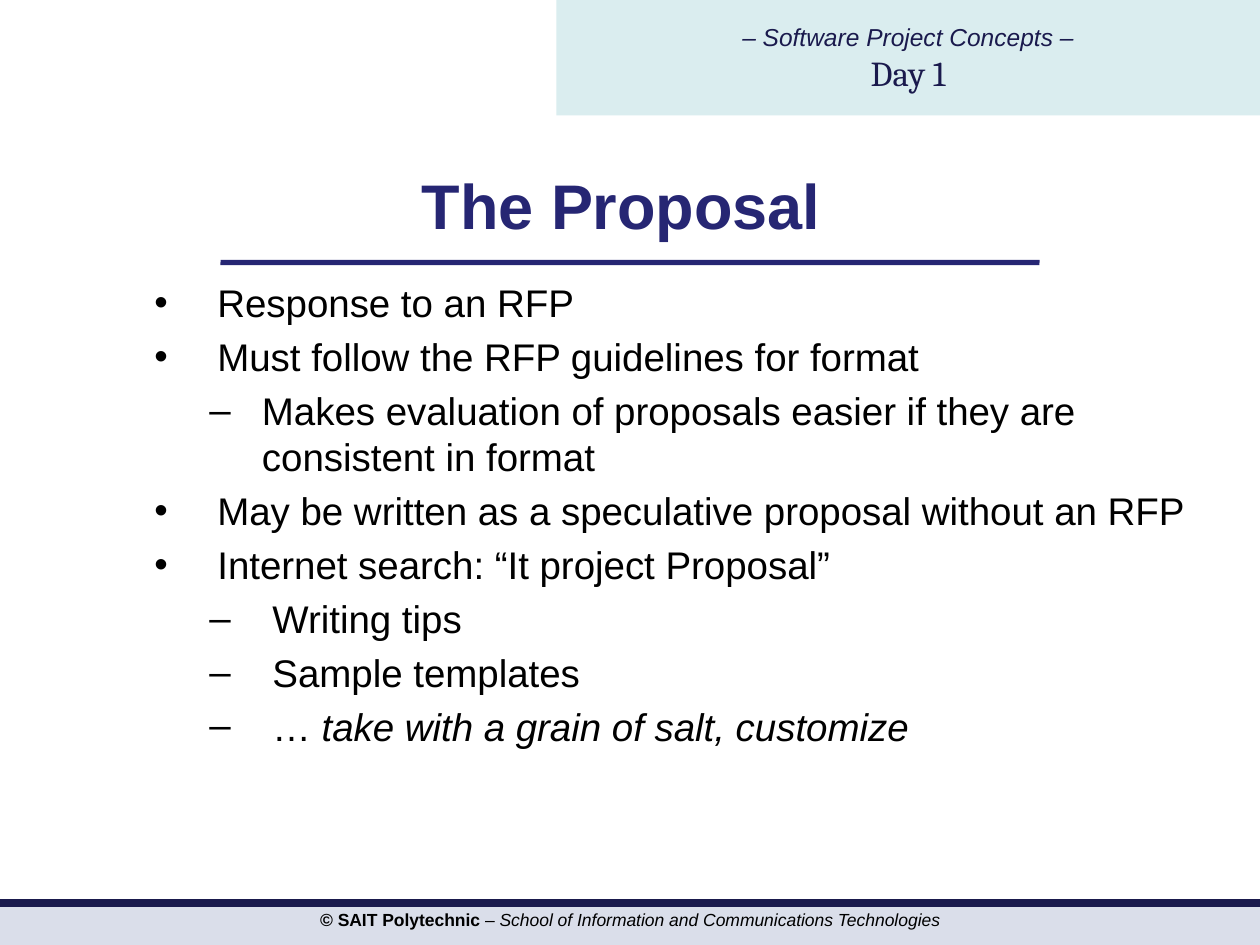
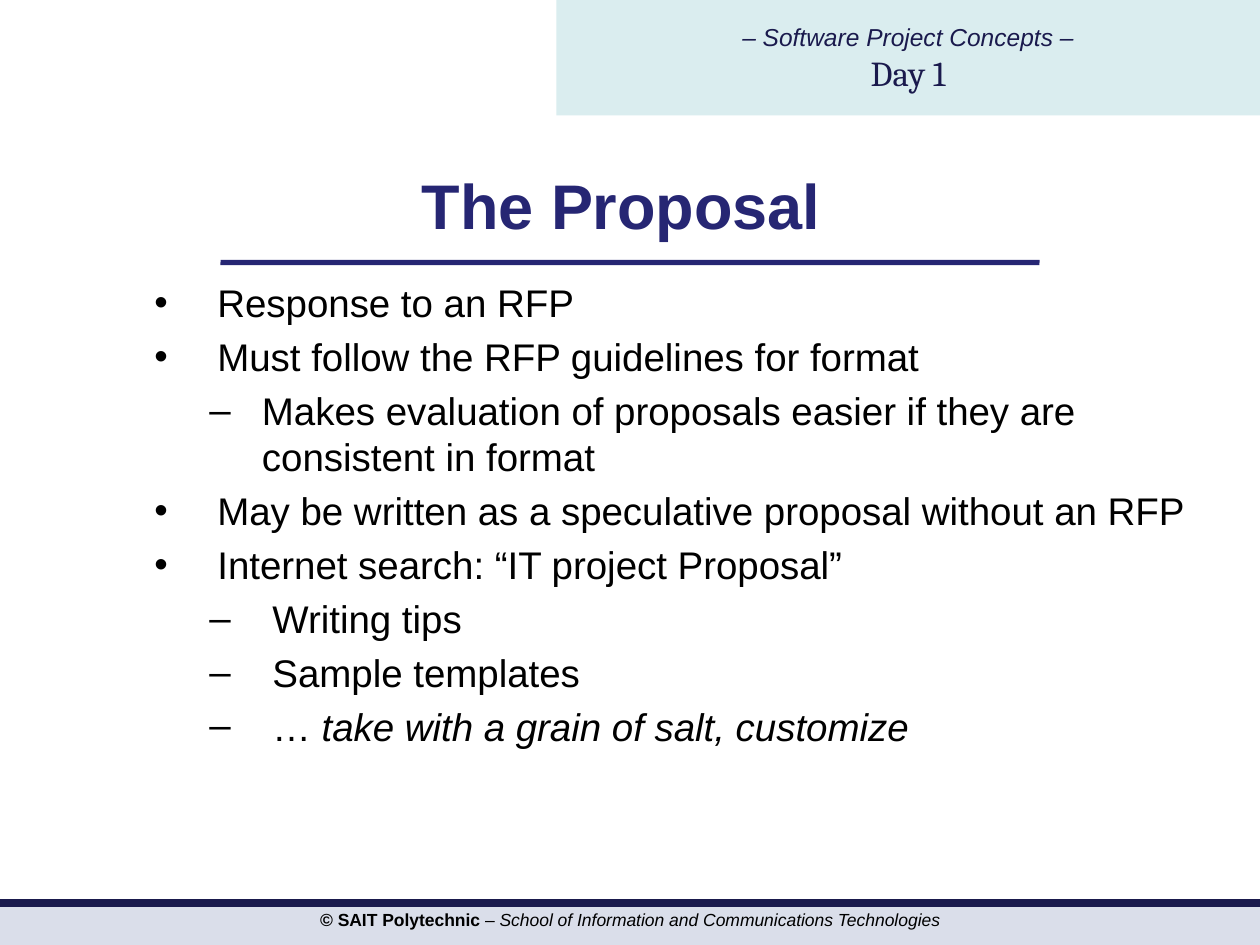
Before and after one commit to hdmdhr/CPRG-210-OSD-Assignment, a slide deck: slide 28 of Project Concepts/PROJ216 Slides Day1.pptx. Drawn at 1260x945 pixels with LibreOffice and Linux fonts; fonts in the diff are those of the drawing; background and template pictures are left out. Boxes give left, top, right and bottom in pixels: in the first picture for what was removed or moved away, otherwise in the second. Text is boxed around its words. In the diff, an @@ line names an element or a change of style, - is before the commit and + after.

Commit message:
Revise project concepts slides.

```diff
--- a/Project Concepts/PROJ216 Slides Day1.pptx
+++ b/Project Concepts/PROJ216 Slides Day1.pptx
@@ text at box(217, 551, 842, 587): text changed @@
-• Internet search: “It project Proposal”
+• Internet search: “IT project Proposal”
```
Also in this commit, not shown: 1 other slide changed, 1 other file.
